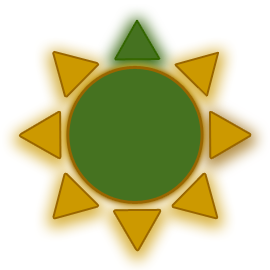
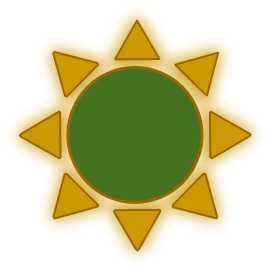
Layered file, before and after one edit (w=270, h=270). Changes by layer:
renamed "Pointer" to "000 G", hid it over (115, 20, 160, 60)
added layer "000 Y" in group "Group 1" over (115, 20, 160, 60)
